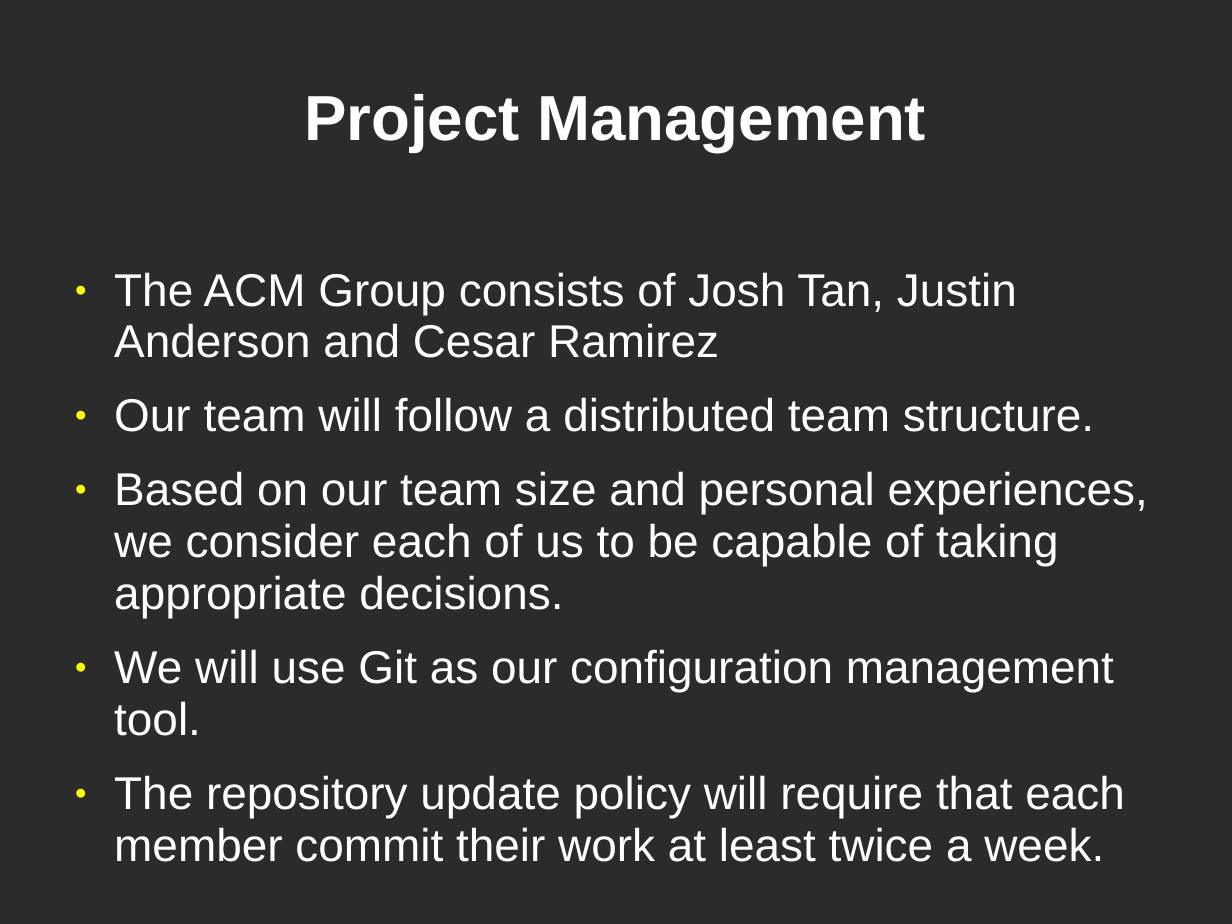
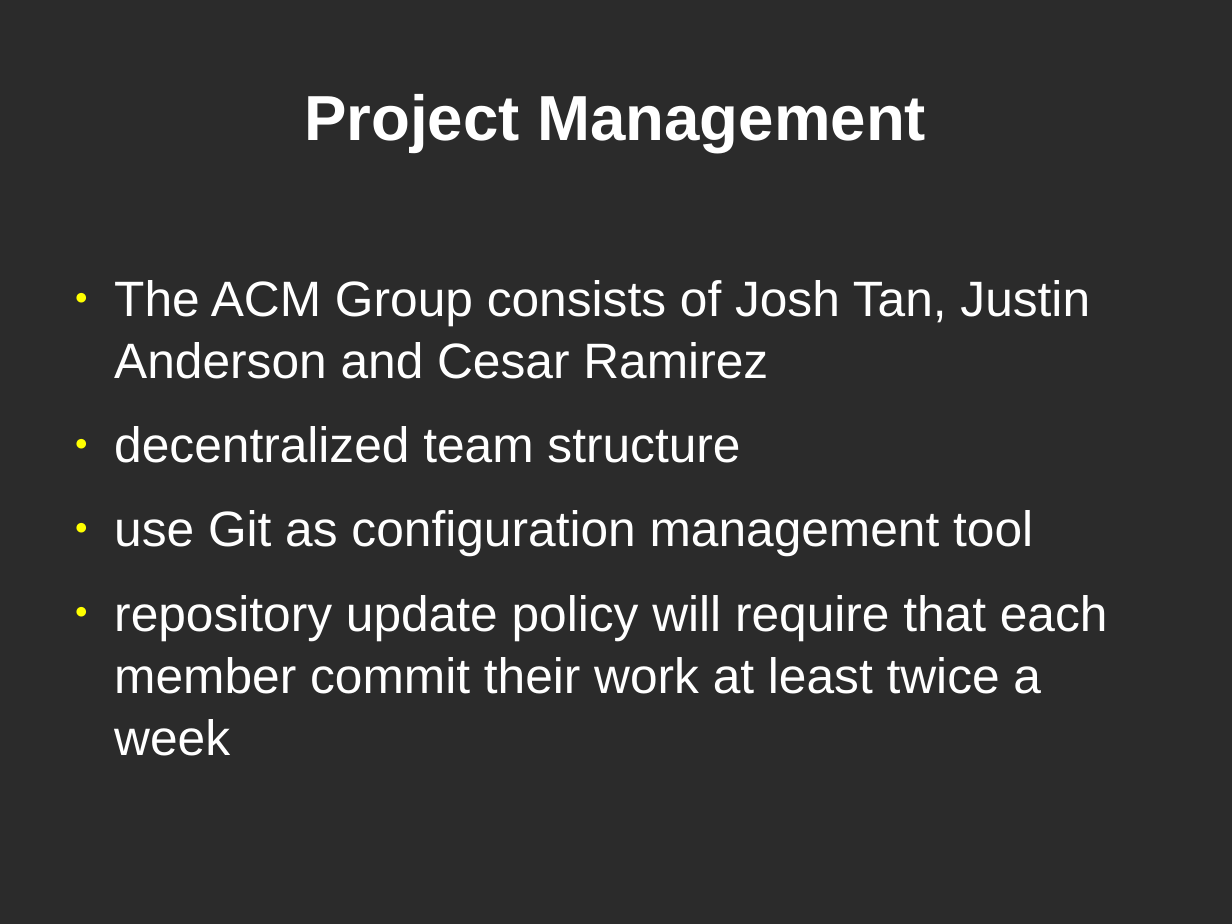
Before and after one commit to CoNetPad/CoNetPad, a slide deck: slide 4 of docs/Deliverable1/Presentation/Presentation1.ppt (slide 16 before the commit). Drawn at 1232x924 pixels with LibreOffice and Linux fonts; fonts in the diff are those of the drawing; background and template pictures are left out; a plain dark background stands for a picture behind light text. Boxes give left, top, right and bottom in pixels: in the first picture for what was removed or moved away, otherwise in the second. Text is boxed around its words. In the diff, an @@ line names an element or a change of style, - is before the commit and + after.

Commit message:
Added Project Plan section to presentation. Minor edits of other sections.

```diff
--- a/docs/Deliverable1/Presentation/Presentation1.ppt
+++ b/docs/Deliverable1/Presentation/Presentation1.ppt
@@ text at (114, 280, 1090, 379): size 29.6 to 32 pt in "The ACM Group consists of Josh Tan, ..."; line spacing 0.94 to 1.04 @@
@@ text at (114, 426, 1108, 756): text changed; size 29.6 to 32 pt @@
-● Our team will follow a distributed team structure.
-● Based on our team size and personal experiences, we consider each of us to be capable of taking appropriate decisions.
-● We will use Git as our configuration management tool.
-● The repository update policy will require that each member commit their work at least twice a week.
+● decentralized team structure
+● use Git as configuration management tool
+● repository update policy will require that each member commit their work at least twice a week
```
Also in this commit, not shown: 13 other slides changed, 3 slides added, 2 slides removed, 1 other file.
